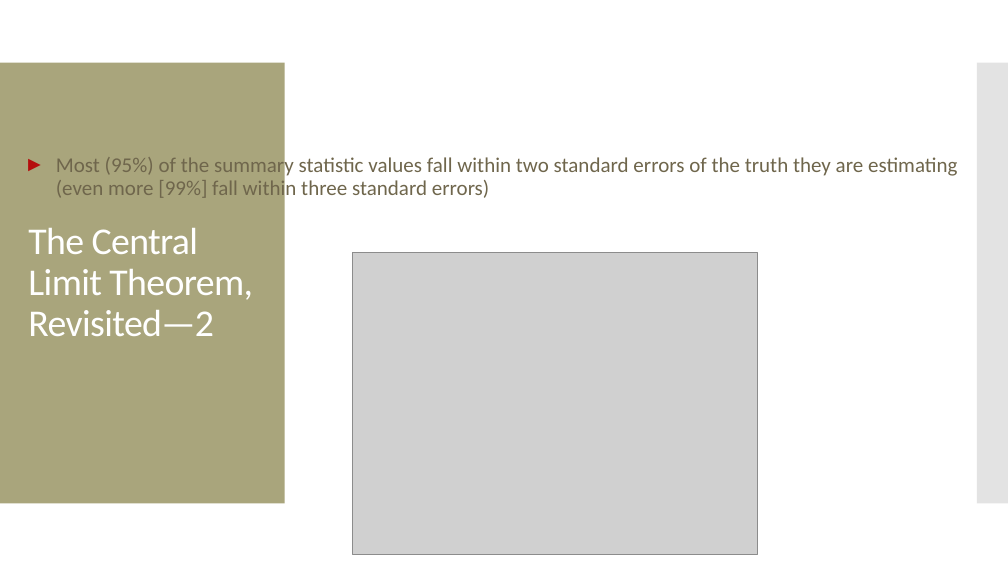
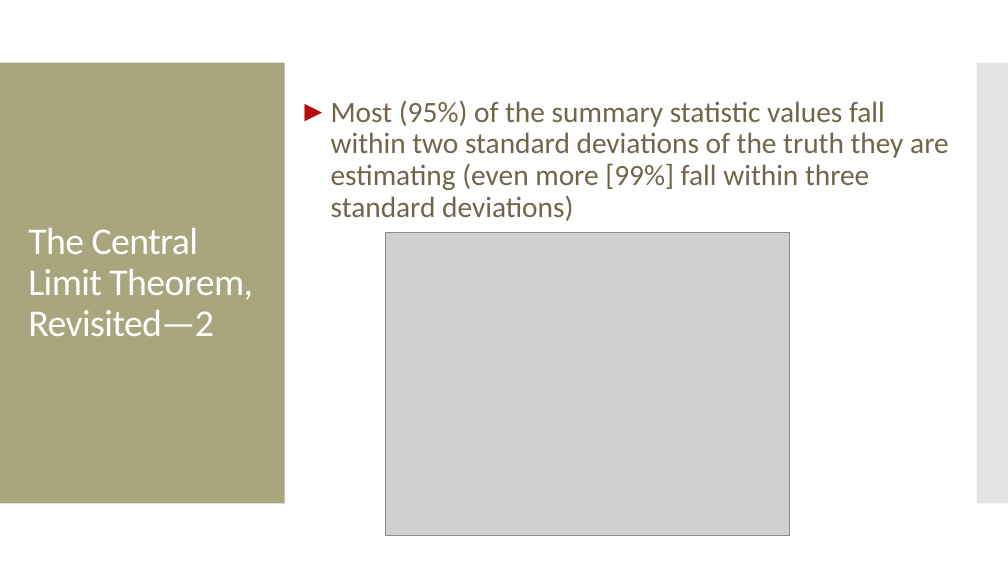
Before and after one commit to amosca01/MATH108-F23, a slide deck: slide 9 of slides/08-confidence-intervals.pptx (slide 5 before the commit). Drawn at 1008x567 pixels with LibreOffice and Linux fonts; fonts in the diff are those of the drawing; grey boxes stand for pictures. Boxes give left, top, right and bottom in pixels: in the first picture for what was removed or moved away, otherwise in the second. Text is boxed around its words. In the diff, an @@ line names an element or a change of style, - is before the commit and + after.

```diff
--- a/slides/08-confidence-intervals.pptx
+++ b/slides/08-confidence-intervals.pptx
@@ text at [331,100,949,221]: text changed; size 20 to 28 pt @@
-► Most (95%) of the summary statistic values fall within two standard errors of the truth they are estimating (even more [99%] fall within three standard errors)
+► Most (95%) of the summary statistic values fall within two standard deviations of the truth they are estimating (even more [99%] fall within three standard deviations)
@@ picture: place and size @@
-picture at [353,252,758,554]
+picture at [385,233,789,535]
```
Also in this commit, not shown: 21 other slides changed, 17 slides added, 20 slides removed, 4 other files.
